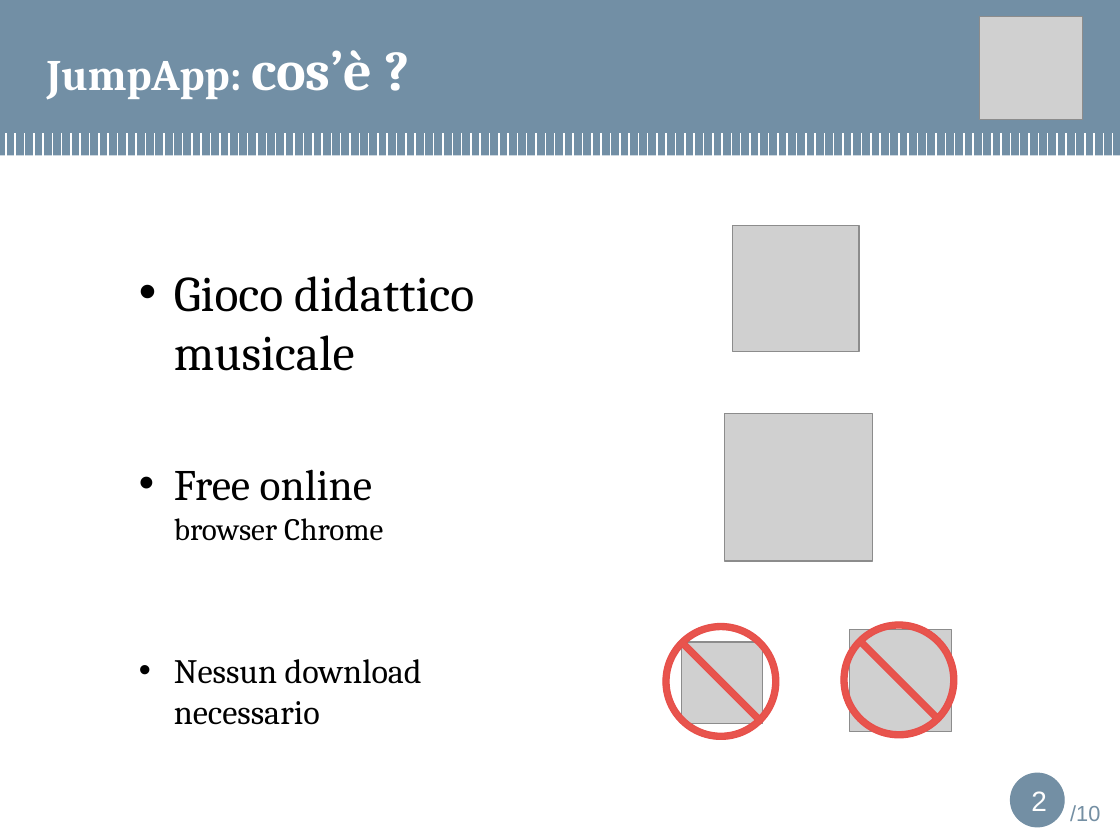
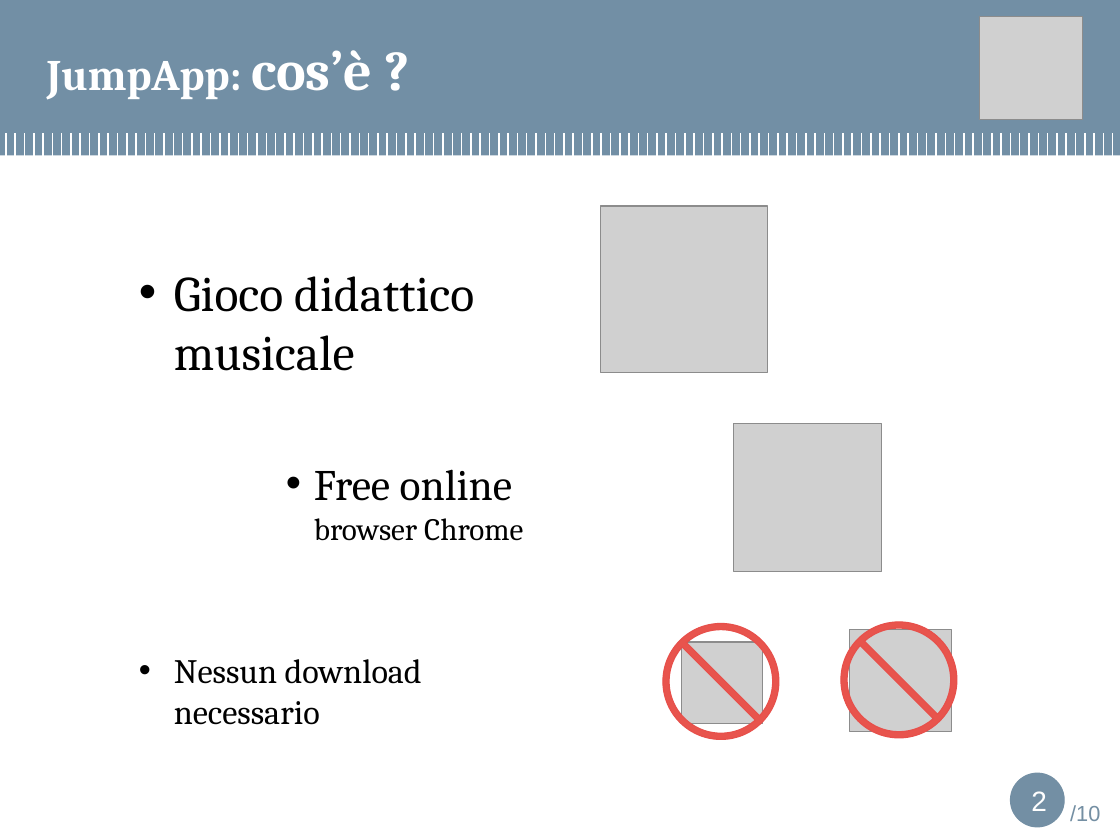
Before and after one commit to maeprojects/jumpapp, a slide deck: slide 2 of bozza presentation.pptx. Drawn at 1120x840 pixels with LibreOffice and Linux fonts; fonts in the diff are those of the drawing; grey boxes stand for pictures; background and template pictures are left out. Boxes give left, top, right and bottom in pixels: in the first picture for what was removed or moved away, otherwise in the second. Text is boxed around its words. In the diff, an @@ line names an element or a change of style, - is before the commit and + after.

```diff
--- a/bozza presentation.pptx
+++ b/bozza presentation.pptx
@@ picture added at bbox=[600, 206, 767, 373] @@
@@ picture removed at bbox=[732, 225, 859, 352] @@
@@ picture: place and size @@
-picture at bbox=[725, 413, 872, 561]
+picture at bbox=[734, 423, 881, 571]
@@ text at bbox=[314, 469, 523, 541]: list level 1 to 3 in "Free online browser Chrome" @@
```
